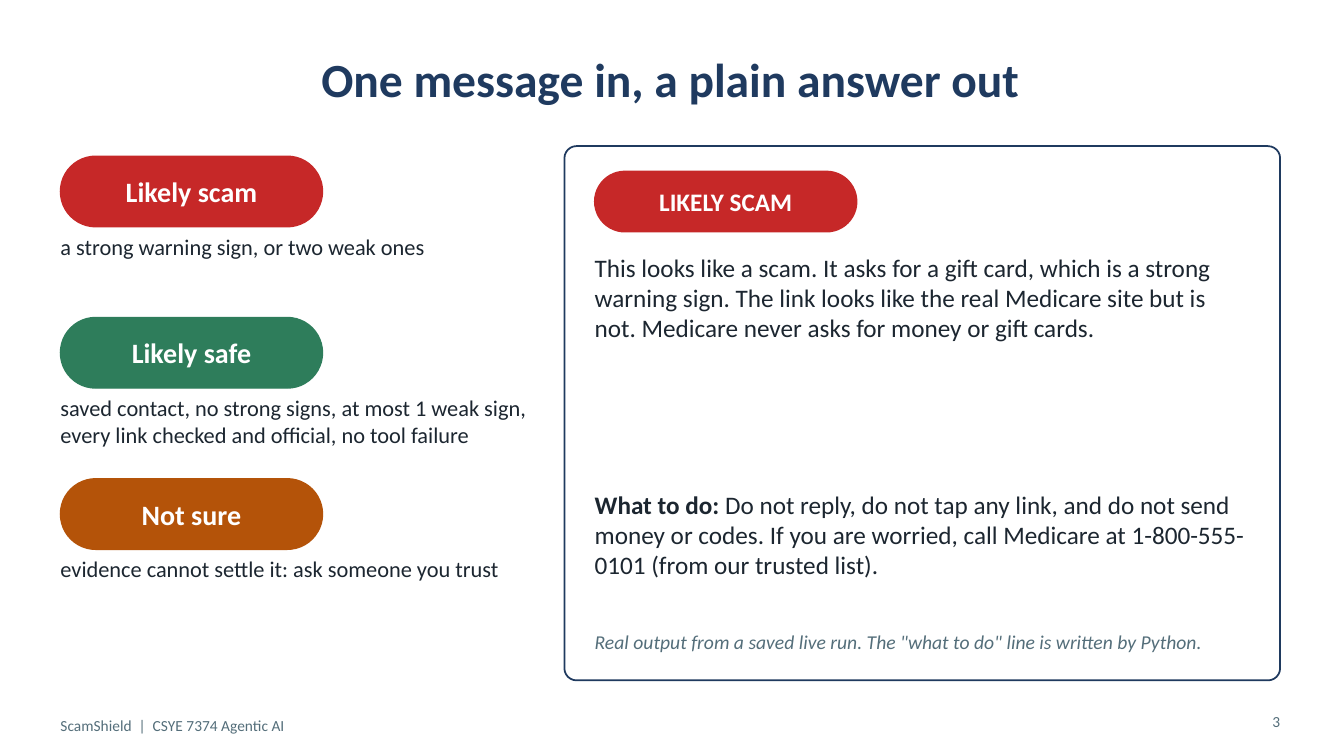
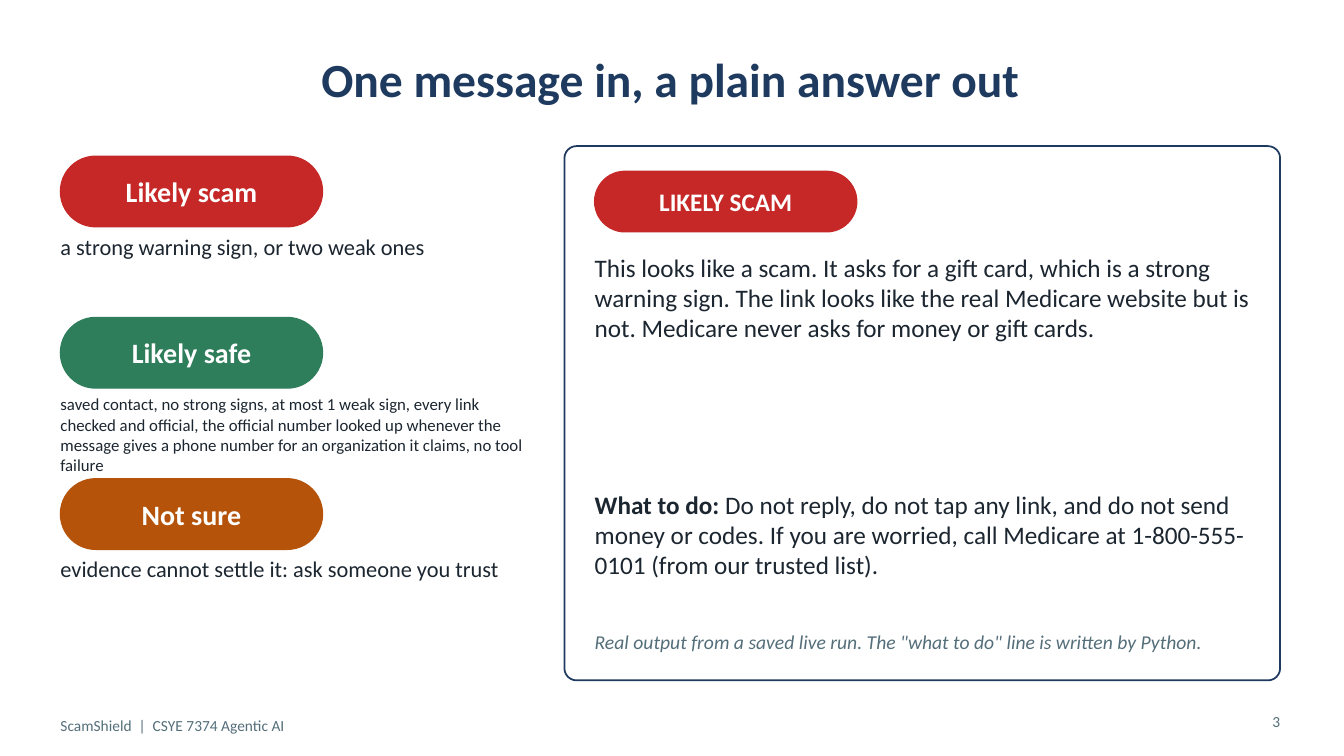
Before and after one commit to ARUNAS95/ScamShield, a slide deck: slide 3 of docs/ScamShield_Presentation.pptx. Drawn at 1344x756 pixels with LibreOffice and Linux fonts; fonts in the diff are those of the drawing. Boxes give left, top, right and bottom in pixels: in the first picture for what was removed or moved away, otherwise in the second. Text is boxed around its words. In the diff, an @@ line names an element or a change of style, - is before the commit and + after.

```diff
--- a/docs/ScamShield_Presentation.pptx
+++ b/docs/ScamShield_Presentation.pptx
@@ text at [595, 259, 1249, 342]: text changed @@
-This looks like a scam. It asks for a gift card, which is a strong warning sign. The link looks like the real Medicare site but is not. Medicare never asks for money or gift cards.
+This looks like a scam. It asks for a gift card, which is a strong warning sign. The link looks like the real Medicare website but is not. Medicare never asks for money or gift cards.
@@ text at [60, 398, 522, 471]: text changed; size 16 to 12 pt @@
-saved contact, no strong signs, at most 1 weak sign, every link checked and official, no tool failure
+saved contact, no strong signs, at most 1 weak sign, every link checked and official, the official number looked up whenever the message gives a phone number for an organization it claims, no tool failure
```
Also in this commit, not shown: 5 other slides changed, 1 other file.
